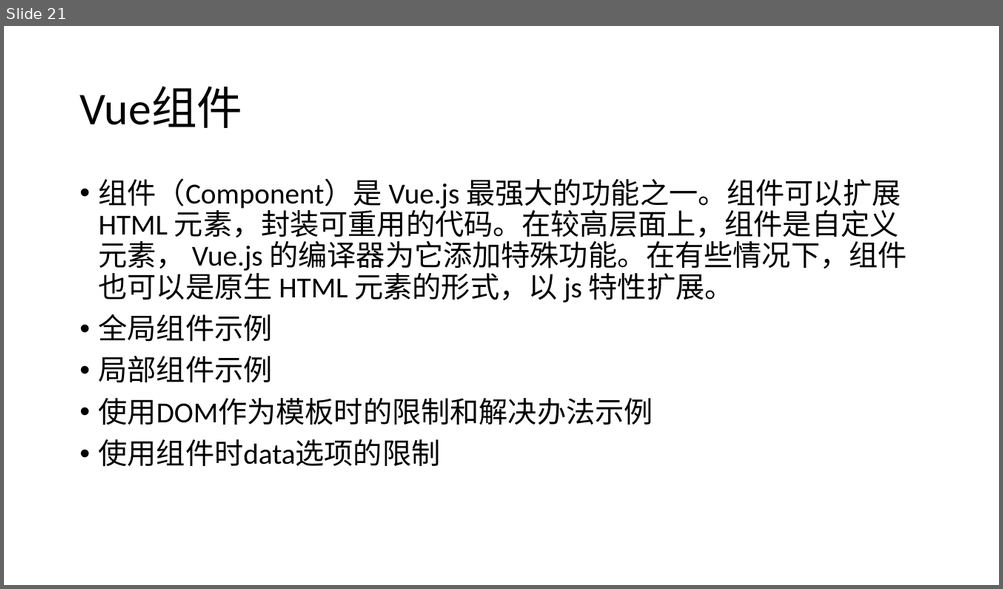
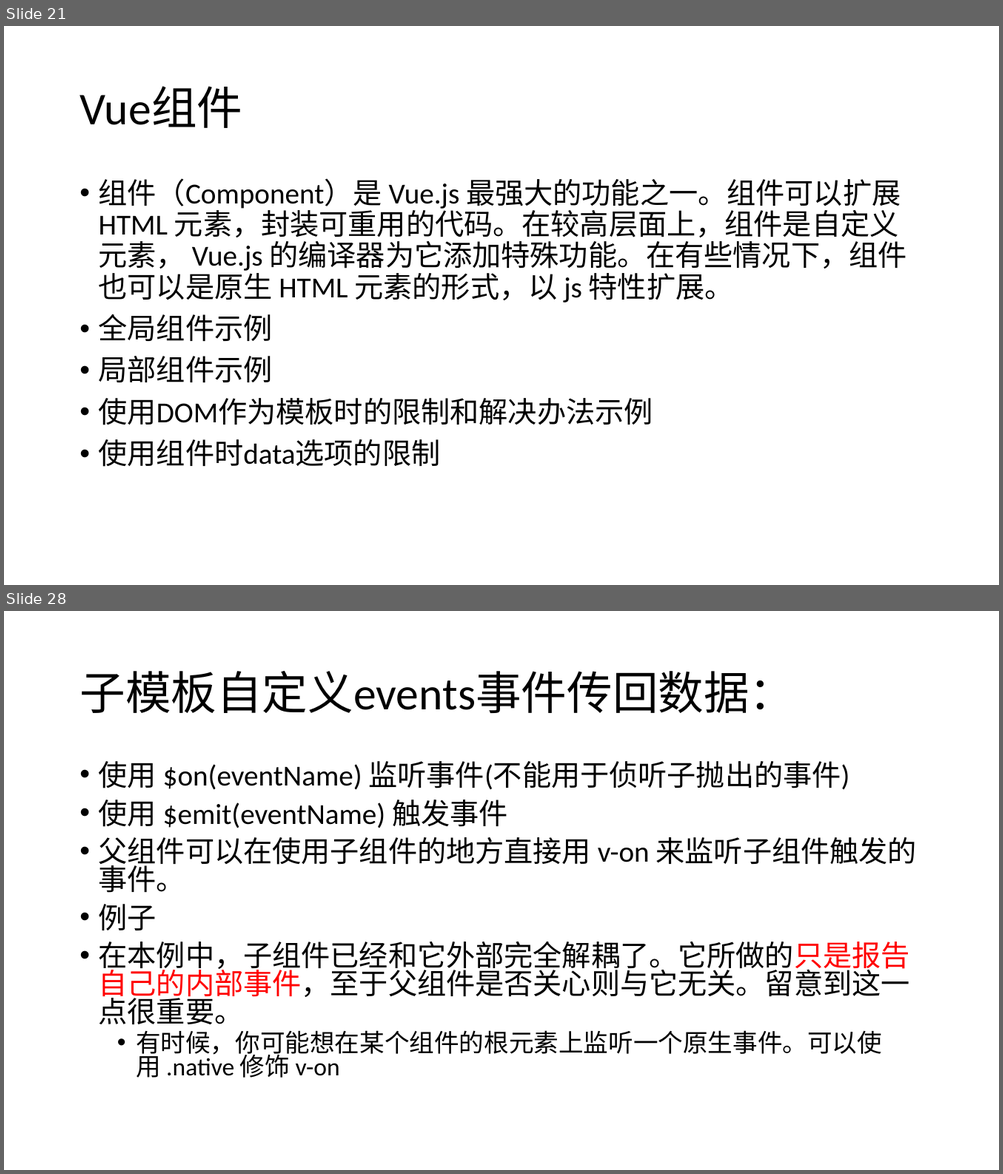
Before and after one commit to YSMJ1994/study, a slide deck: study_Vue/学习Vue.pptx. Shown one above the other, each under a label of ours: slide 21 before the commit, slides 21 and 28 after it; the slides between them are not shown. The pictures are 1003x589 and 1003x1174 pixels, drawn with LibreOffice and Linux fonts; fonts in the diff are those of the drawing. Boxes give left, top, right and bottom in pixels: in the first picture for what was removed or moved away, otherwise in the second. Text is boxed around its words. In the diff, an @@ line names an element or a change of style, - is before the commit and + after.

```diff
--- a/study_Vue/学习Vue.pptx
+++ b/study_Vue/学习Vue.pptx
@@ slide 28 added at box(4, 611, 999, 1170), background #FFFFFF @@
@@ title added at box(79, 671, 794, 713), 44 pt, text #000000 @@
+子模板自定义events事件传回数据：
@@ text added at box(99, 761, 916, 1078), 28 pt, text #000000 @@
+• 使用 $on(eventName) 监听事件(不能用于侦听子抛出的事件)
+• 使用 $emit(eventName) 触发事件
+• 父组件可以在使用子组件的地方直接用 v-on 来监听子组件触发的事件。
+• 例子
+• 在本例中，子组件已经和它外部完全解耦了。它所做的只是报告自己的内部事件，至于父组件是否关心则与它无关。留意到这一点很重要。
+  • 有时候，你可能想在某个组件的根元素上监听一个原生事件。可以使用 .native 修饰 v-on
```
Also in this commit, not shown: 3 slides changed, 7 other slides added, 12 other files.
